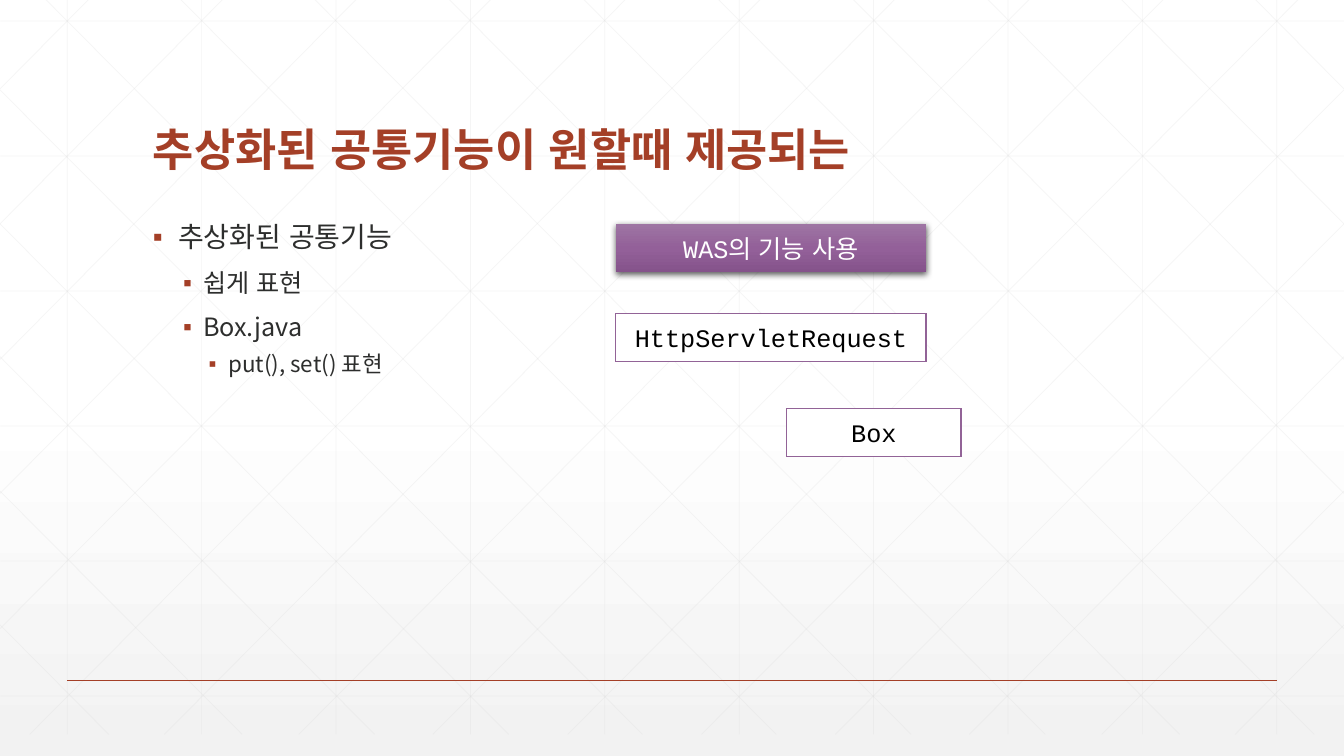
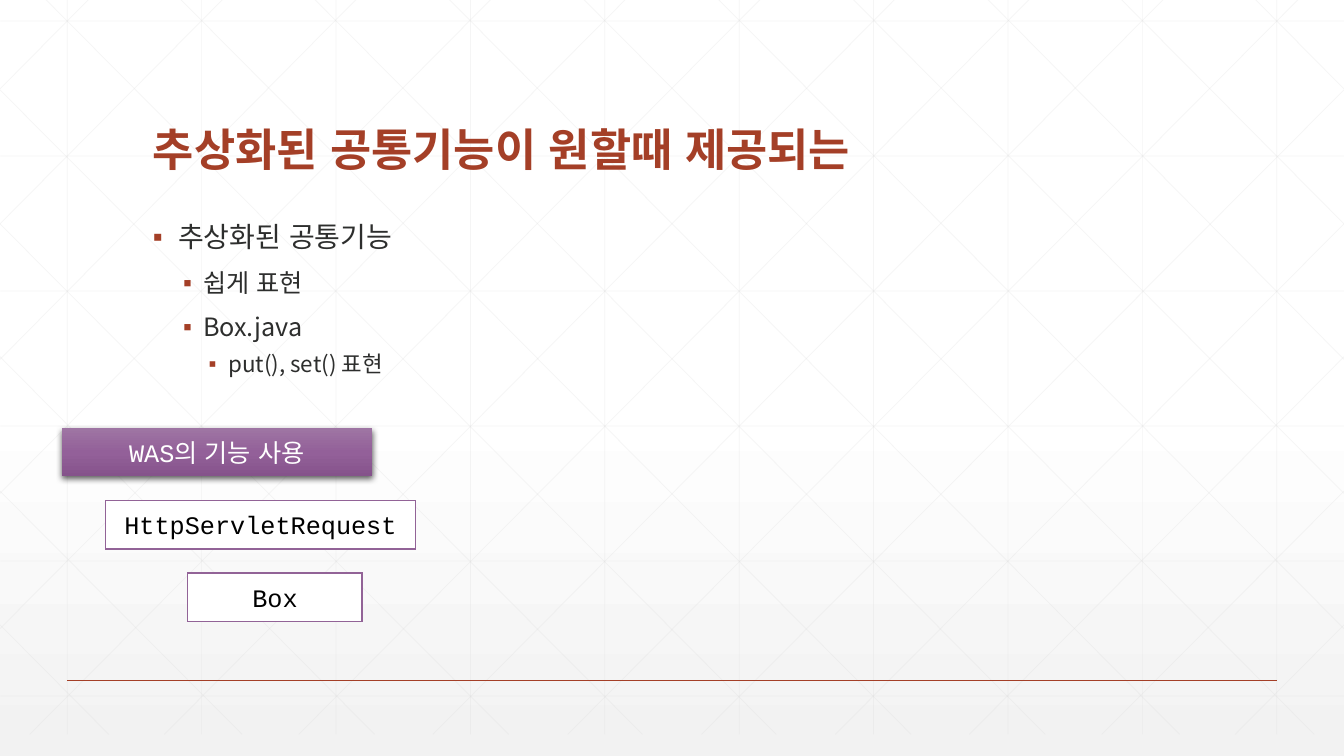
Before and after one commit to zeroshift01/code5, a slide deck: slide 6 of inflearn02/doc/2.공통기능을 추상화 하고 쉽게 사용할 수 있도록 구성합니다..pptx. Drawn at 1344x756 pixels with LibreOffice and Linux fonts; fonts in the diff are those of the drawing. Boxes give left, top, right and bottom in pixels: in the first picture for what was removed or moved away, otherwise in the second. Text is boxed around its words. In the diff, an @@ line names an element or a change of style, - is before the commit and + after.

```diff
--- a/inflearn02/doc/2.공통기능을 추상화 하고 쉽게 사용할 수 있도록 구성합니다..pptx
+++ b/inflearn02/doc/2.공통기능을 추상화 하고 쉽게 사용할 수 있도록 구성합니다..pptx
@@ rectangle "WAS의 기능 사용": place and size @@
-rectangle "WAS의 기능 사용" at [616, 224, 927, 272]
+rectangle "WAS의 기능 사용" at [62, 429, 372, 477]
@@ rectangle "HttpServletRequest": place and size @@
-rectangle "HttpServletRequest" at [616, 314, 927, 362]
+rectangle "HttpServletRequest" at [105, 501, 415, 549]
@@ rectangle "Box": place and size @@
-rectangle "Box" at [786, 408, 961, 457]
+rectangle "Box" at [188, 574, 362, 622]
```
Also in this commit, not shown: 7 other slides changed, 10 other files.
